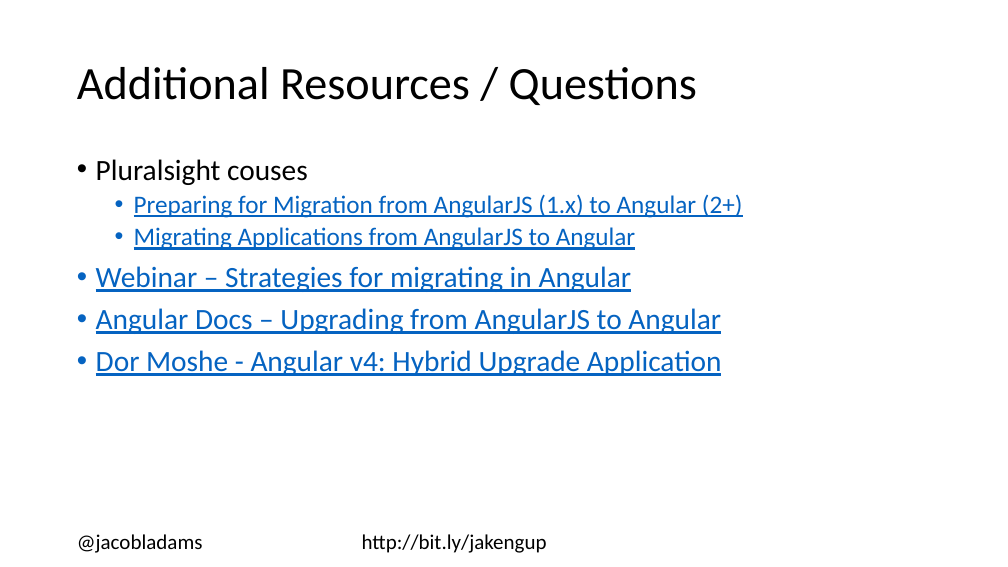
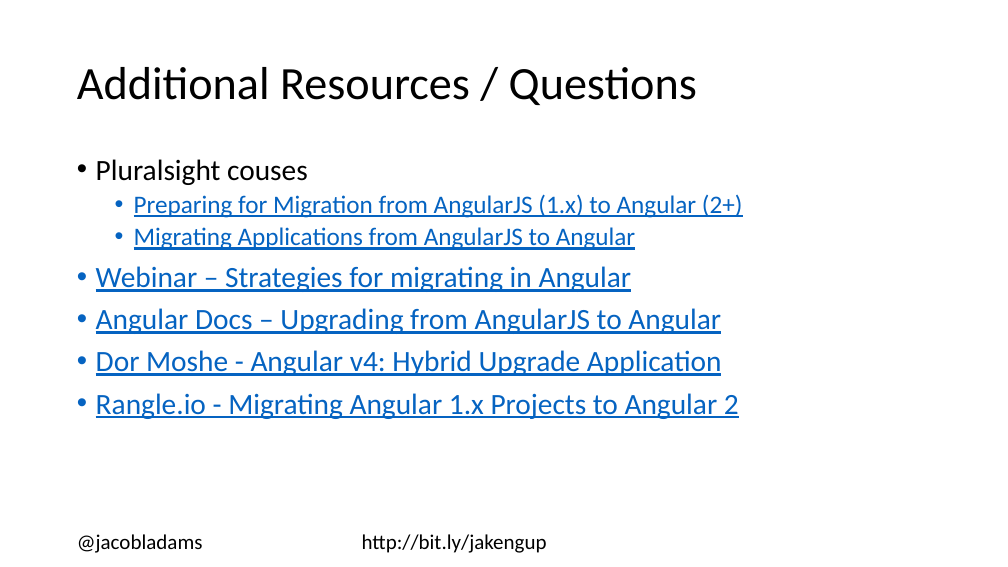
Before and after one commit to jacobladams/upgrading-from-angularjs-1-to-angular-2-plus-presentation, a slide deck: slide 28 of Upgrading from AngularJS 1 to Angular 2+.pptx. Drawn at 1008x567 pixels with LibreOffice and Linux fonts; fonts in the diff are those of the drawing. Boxes give left, top, right and bottom in pixels: in the first picture for what was removed or moved away, otherwise in the second. Text is boxed around its words. In the diff, an @@ line names an element or a change of style, - is before the commit and + after.

Commit message:
Added additional resources

```diff
--- a/Upgrading from AngularJS 1 to Angular 2+.pptx
+++ b/Upgrading from AngularJS 1 to Angular 2+.pptx
@@ text at (96,393,739,419): paragraph added @@
+• Rangle.io - Migrating Angular 1.x Projects to Angular 2
```
